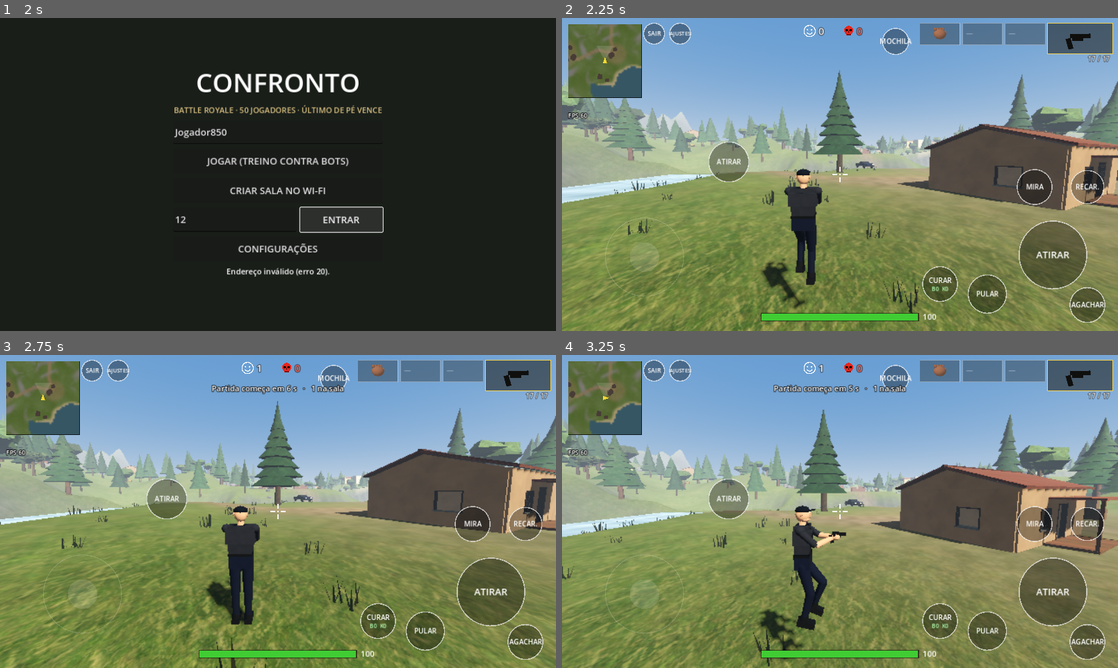
Above: before the commit, frames 1-4 (two rows, left to right).
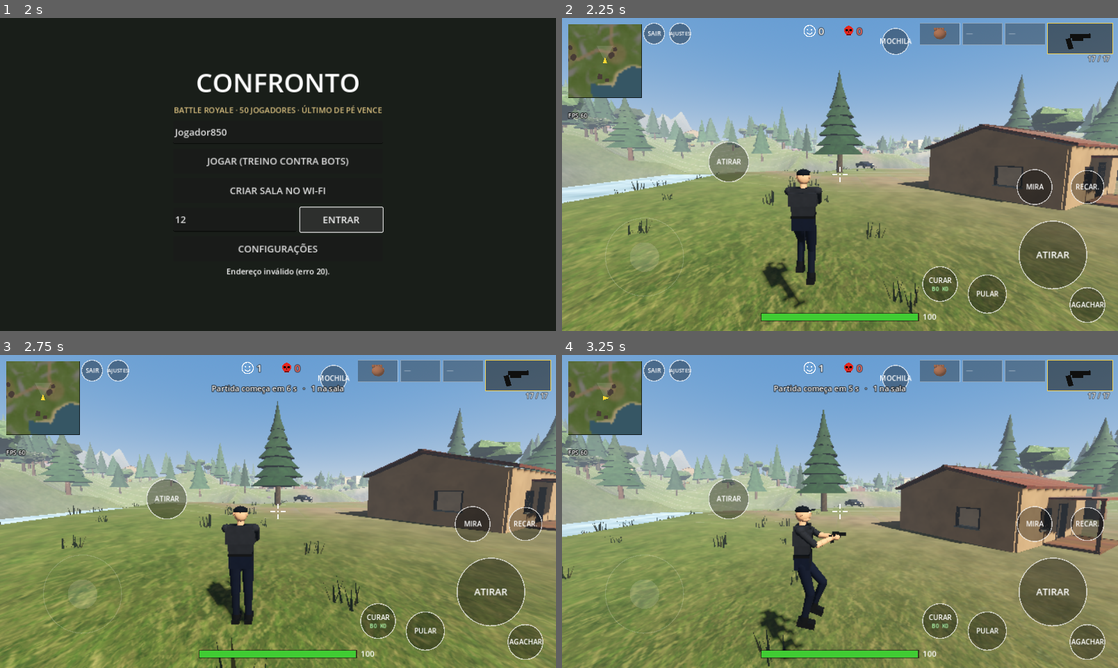
Above: after the commit, the same moments.

Repository: RenanSantosF/Game
Game: Godot game, scene res://main.tscn
The game is run twice, just before and just after one commit, with the same random seed, the same clock (stepped at 60 frames per second) and the same inputs.
Inputs (mouse positions are in pixels of both pictures, inside the frame that each line leads up to):
- Up to frame 1 (2 s): click (233, 218) at 0.52 s; type "12" at 0.6 s; click "ENTRAR" at 1.25 s
- Up to frame 2 (2.25 s): click "JOGAR (TREINO CONTRA BOTS)" at 2 s
- Up to frame 3 (2.75 s): no input
- Up to frame 4 (3.25 s): tap Enter at 2.75 s; move the mouse to (962, 495) at 2.77 s; hold D from 2.78 s (still down); tap R at 2.85 s; click (962, 495) at 2.92 s; tap Space at 3.02 s

Frame 1 is identical in both runs. In frame 2, 0.1% of the frame differs, in the area x 0-100%, y 20-98%; in frame 3, less than 0.1%; in frame 4, 0.1%, in the area x 0-100%, y 25-62%.

Commit message:
Troca o Texture2DArray por textura comum e adiciona modo seguro
- Atlas 4x4 numa textura 2D comum com borda repetida (textures/atlas2d.png);
  os shaders recortam a camada com textureGrad. Evita o Texture2DArray,
  suspeito de fechar o jogo ao desenhar o mapa em alguns celulares
- Se o jogo fechou durante o carregamento, na próxima abertura muda os
  gráficos para BAIXA sozinho e avisa no menu
- Etapa 'jogando' no log depois dos primeiros quadros

Co-Authored-By: Claude Opus 5.5 <noreply@anthropic.com>
Claude-Session: https://claude.ai/code/session_019y4tuguR5oe7omZbV1imRB

Diff:
--- a/scripts/main.gd
+++ b/scripts/main.gd
@@ -103,6 +103,7 @@
 var bots_only := false
 var shot_times := []
 var run_t := 0.0
+var _frames := 0
 var _seen_guns := ["", "", "glock"]
 var _seen_inv := {}
 var _seen_gear := [0.0, false, false]
@@ -192,6 +193,9 @@
 	vb.add_child(hb)
 	vb.add_child(_menu_btn("CONFIGURAÇÕES", func(): open_settings()))
 	var rep := _last_log()
+	if rep != "" and _crashed_loading(rep) and int(Cfg.get_v("quality")) > 0:
+		Cfg.set_v("quality", 0)
+		flash_msg = "Da última vez o jogo fechou ao carregar o mapa. Mudei os gráficos para BAIXA."
 	if rep != "":
 		var rb := _menu_btn("RELATÓRIO DA ÚLTIMA VEZ (se fechou sozinho)", func(): _show_report(rep))
 		rb.add_theme_font_size_override("font_size", 16)
@@ -222,6 +226,17 @@
 		return ""
 	var lines := txt.split("\n")
 	return "\n".join(lines.slice(maxi(0, lines.size() - 60)))
+
+
+func _crashed_loading(txt: String) -> bool:
+	var last := txt.rfind("[etapa]")
+	if last < 0:
+		return false
+	var line := txt.substr(last).get_slice("\n", 0)
+	for k in ["iniciar partida", "montando o mapa", "mapa pronto", "criando tela", "partida pronta"]:
+		if line.contains(k):
+			return true
+	return false
 
 
 func _show_report(txt: String) -> void:
@@ -786,6 +801,10 @@
 			get_tree().quit()
 	if not in_game:
 		return
+	if not dedicated and _frames < 30:
+		_frames += 1
+		if _frames == 30:
+			_step("jogando")
 	match phase:
 		LOBBY:
 			phase_t = maxf(phase_t - delta, 0.0)
--- a/scripts/util.gd
+++ b/scripts/util.gd
@@ -1,7 +1,7 @@
 class_name U
 extends RefCounted
 
-# camadas do atlas de texturas (textures/atlas.png, gerado por tools/gen_assets.py)
+# camadas do atlas de texturas (textures/atlas2d.png, gerado por tools/gen_assets.py)
 const GRASS := 0
 const DIRT := 1
 const ROCK := 2
@@ -69,7 +69,7 @@
 
 static func atlas() -> Texture:
 	if _atlas == null:
-		_atlas = load("res://textures/atlas.png")
+		_atlas = load("res://textures/atlas2d.png")
 	return _atlas
 
 
--- a/shaders/terrain.gdshader
+++ b/shaders/terrain.gdshader
@@ -3,7 +3,7 @@
 
 // Terreno: mistura grama, terra, pedra e areia pelos pesos guardados na cor do vértice
 // (r = terra, g = pedra, b = areia, resto = grama; a = variação de tom).
-uniform sampler2DArray tex : source_color, filter_linear_mipmap, repeat_enable;
+#include "res://shaders/atlas.gdshaderinc"
 uniform float detail = 1.0;
 
 varying vec3 wpos;
@@ -17,21 +17,18 @@
 void fragment() {
 	vec2 uv = wpos.xz * 0.24;
 	vec4 w = COLOR;
-	vec3 g = texture(tex, vec3(uv, 0.0)).rgb;
+	vec3 g = atlas_sample(uv, 0.0);
 	// segunda amostra em outra escala: esconde a repetição da grama
-	vec3 g2 = texture(tex, vec3(uv * 0.21 + vec2(0.37, 0.71), 0.0)).rgb;
+	vec3 g2 = atlas_sample(uv * 0.21 + vec2(0.37, 0.71), 0.0);
 	g = mix(g, g2, 0.45 * detail);
-	vec3 d = texture(tex, vec3(uv * 0.9, 1.0)).rgb;
+	vec3 d = atlas_sample(uv * 0.9, 1.0);
 	// pedra em três projeções (não estica nos barrancos)
 	vec3 bw = pow(abs(wnrm), vec3(4.0));
 	bw /= (bw.x + bw.y + bw.z);
-	vec3 r = vec3(0.0);
-	if (w.g > 0.01) {
-		r = texture(tex, vec3(wpos.zy * 0.2, 2.0)).rgb * bw.x
-			+ texture(tex, vec3(wpos.xz * 0.2, 2.0)).rgb * bw.y
-			+ texture(tex, vec3(wpos.xy * 0.2, 2.0)).rgb * bw.z;
-	}
-	vec3 s = texture(tex, vec3(uv * 1.3, 3.0)).rgb;
+	vec3 r = atlas_sample(wpos.zy * 0.2, 2.0) * bw.x
+		+ atlas_sample(wpos.xz * 0.2, 2.0) * bw.y
+		+ atlas_sample(wpos.xy * 0.2, 2.0) * bw.z;
+	vec3 s = atlas_sample(uv * 1.3, 3.0);
 	float gw = clamp(1.0 - w.r - w.g - w.b, 0.0, 1.0);
 	vec3 col = g * gw + d * w.r + r * 0.72 * w.g + s * 0.9 * w.b;
 	col *= mix(0.72, 1.12, w.a);
--- a/shaders/world.gdshader
+++ b/shaders/world.gdshader
@@ -3,7 +3,7 @@
 
 // Material de quase tudo: textura do atlas (camada em UV2.x) vezes a cor do vértice.
 // UV2.y > 0 = balança com o vento (folhas).
-uniform sampler2DArray tex : source_color, filter_linear_mipmap, repeat_enable;
+#include "res://shaders/atlas.gdshaderinc"
 
 varying float layer;
 
@@ -19,7 +19,7 @@
 }
 
 void fragment() {
-	vec3 t = texture(tex, vec3(UV, floor(layer + 0.5))).rgb;
+	vec3 t = atlas_sample(UV, layer);
 	ALBEDO = t * COLOR.rgb;
 	ROUGHNESS = 0.88;
 	SPECULAR = 0.25;
Not shown, changed: export_presets.cfg
Not shown, added: shaders/atlas.gdshaderinc
Binary file removed: textures/atlas.png
Not shown, removed: textures/atlas.png.import
Binary file added: textures/atlas2d.png
Not shown, added: textures/atlas2d.png.import
Not shown, changed: tools/gen_assets.py
